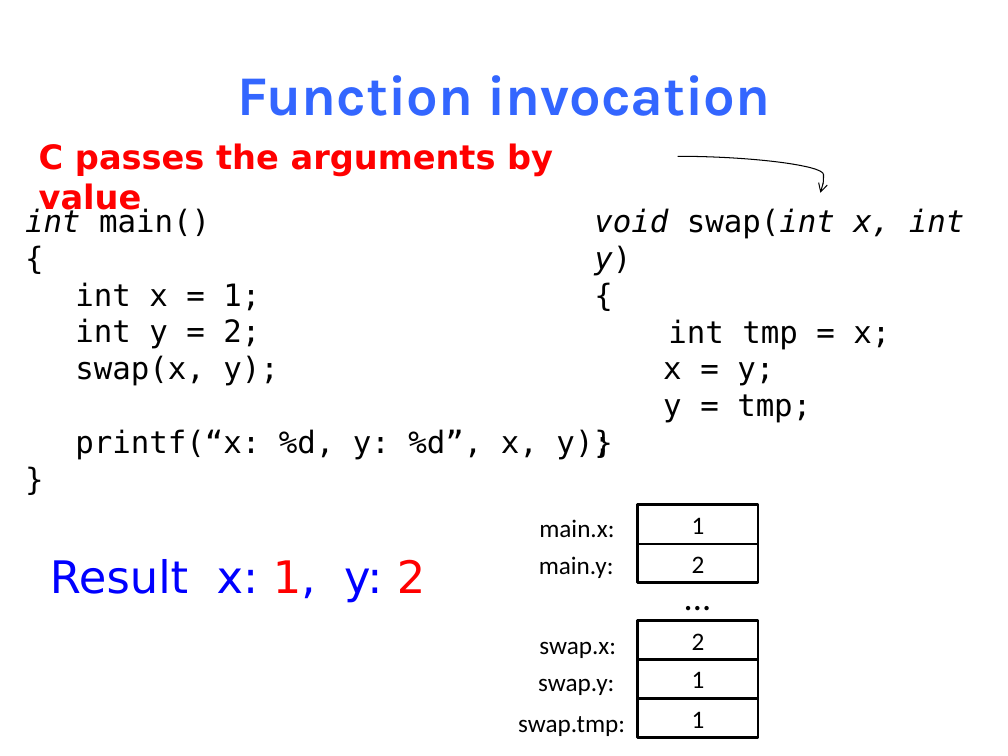
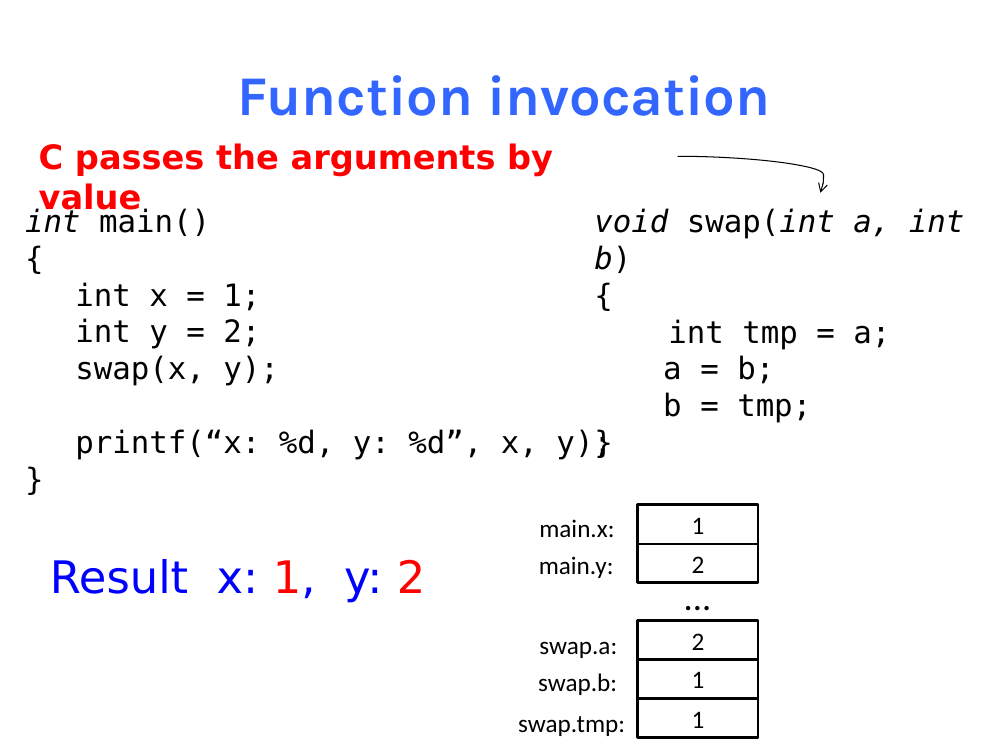
Before and after one commit to NYU-CSO/nyu-cso.github.io, a slide deck: slide 14 of notes/05-pointer_array.pptx (slide 11 before the commit). Drawn at 1008x756 pixels with LibreOffice and Linux fonts; fonts in the diff are those of the drawing. Boxes give left, top, right and bottom in pixels: in the first picture for what was removed or moved away, otherwise in the second. Text is boxed around its words. In the diff, an @@ line names an element or a change of style, - is before the commit and + after.

```diff
--- a/notes/05-pointer_array.pptx
+++ b/notes/05-pointer_array.pptx
@@ text at [594,208,965,273]: text changed @@
-void swap(int x, int y)
+void swap(int a, int b)
@@ text at [663,319,890,423]: text changed @@
-int tmp = x;
-x = y;
-y = tmp;
+int tmp = a;
+a = b;
+b = tmp;
@@ text at [539,641,617,658]: text changed @@
-swap.x:
+swap.a:
@@ text at [538,673,617,695]: text changed @@
-swap.y:
+swap.b:
```
Also in this commit, not shown: 10 other slides changed, 106 slides added, 2 slides removed, 4 other files.
